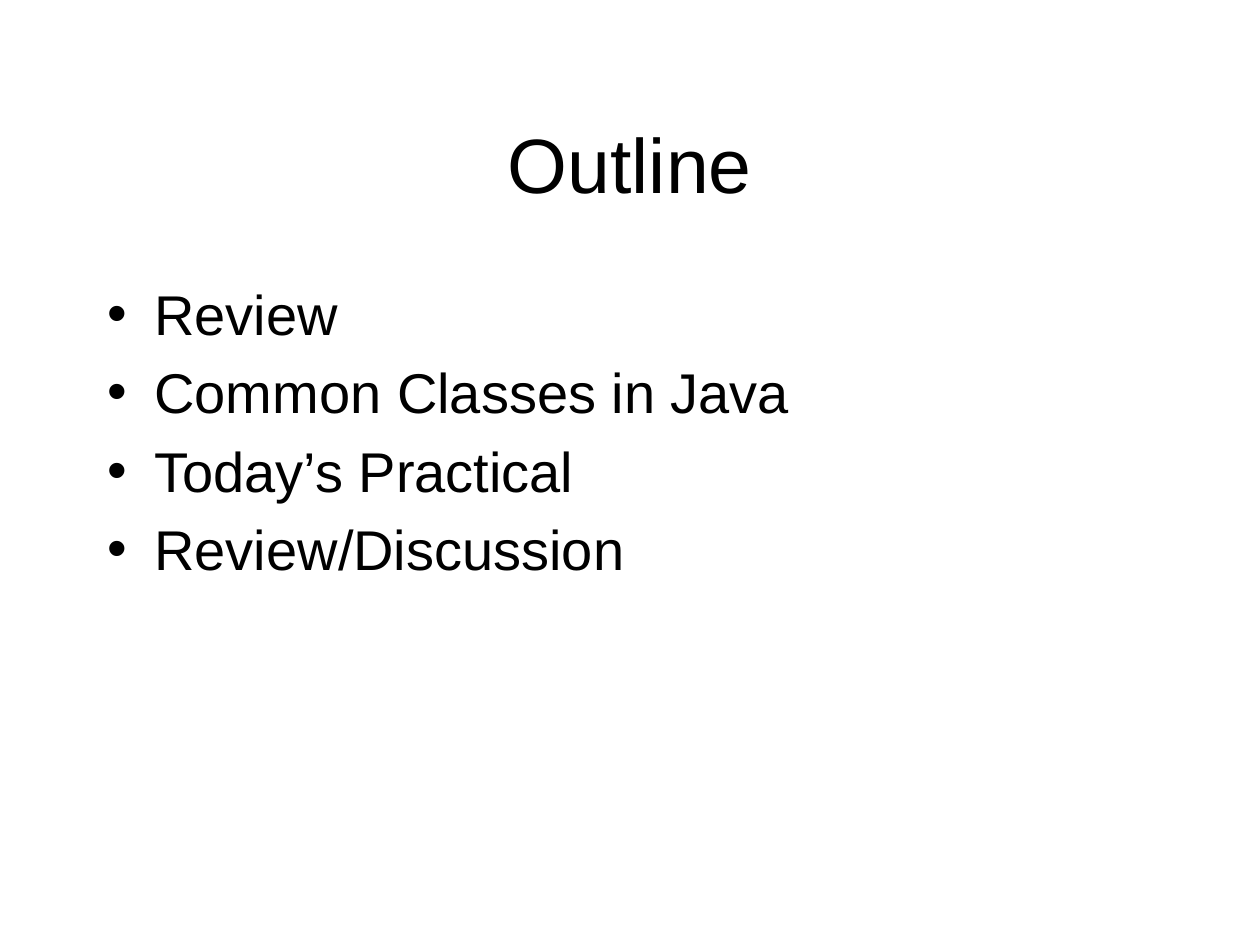
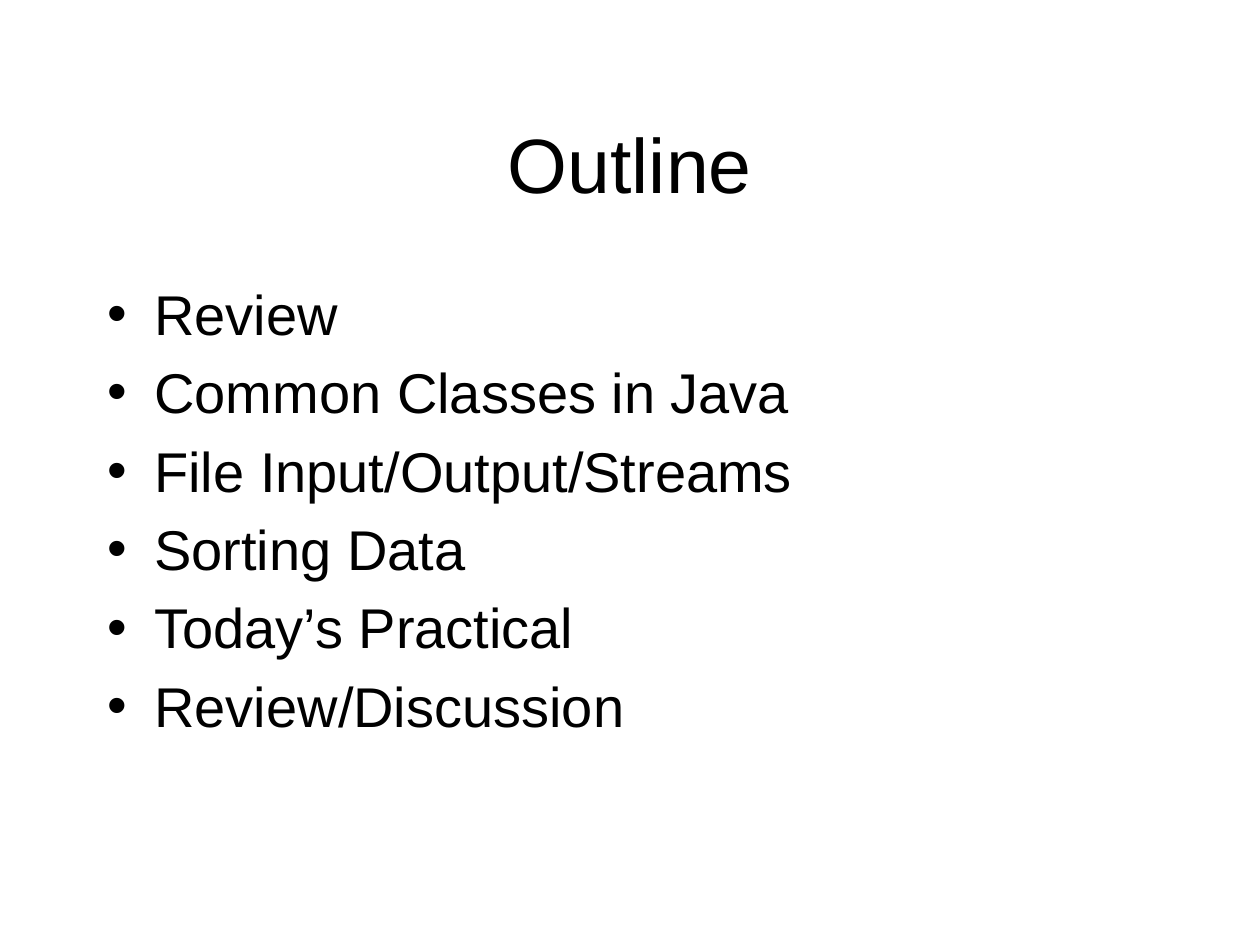
Before and after one commit to octaviordz/zjnu2017.github.io, a slide deck: slide 3 of OOP/lectures/090--Common.Classes.pptx. Drawn at 1260x945 pixels with LibreOffice and Linux fonts; fonts in the diff are those of the drawing. Boxes give left, top, right and bottom in pixels: in the first picture for what was removed or moved away, otherwise in the second. Text is boxed around its words. In the diff, an @@ line names an element or a change of style, - is before the commit and + after.

```diff
--- a/OOP/lectures/090--Common.Classes.pptx
+++ b/OOP/lectures/090--Common.Classes.pptx
@@ text at (x1=154, y1=451, x2=792, y2=581): paragraphs added @@
+• File Input/Output/Streams
+• Sorting Data
```
Also in this commit, not shown: 1 other slide changed.
